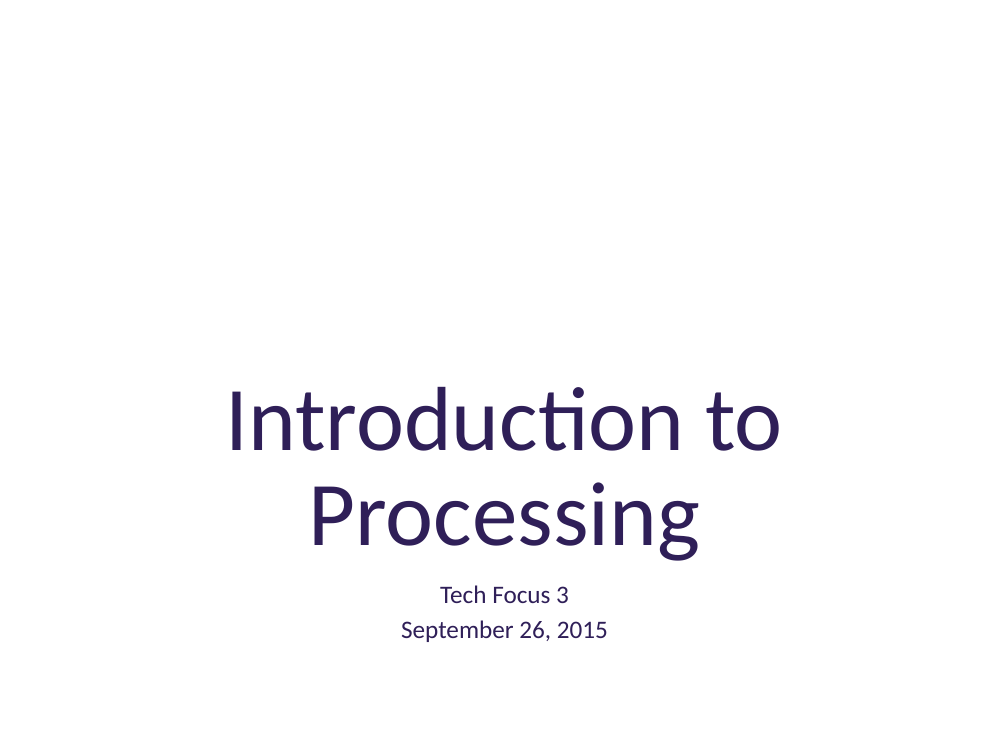
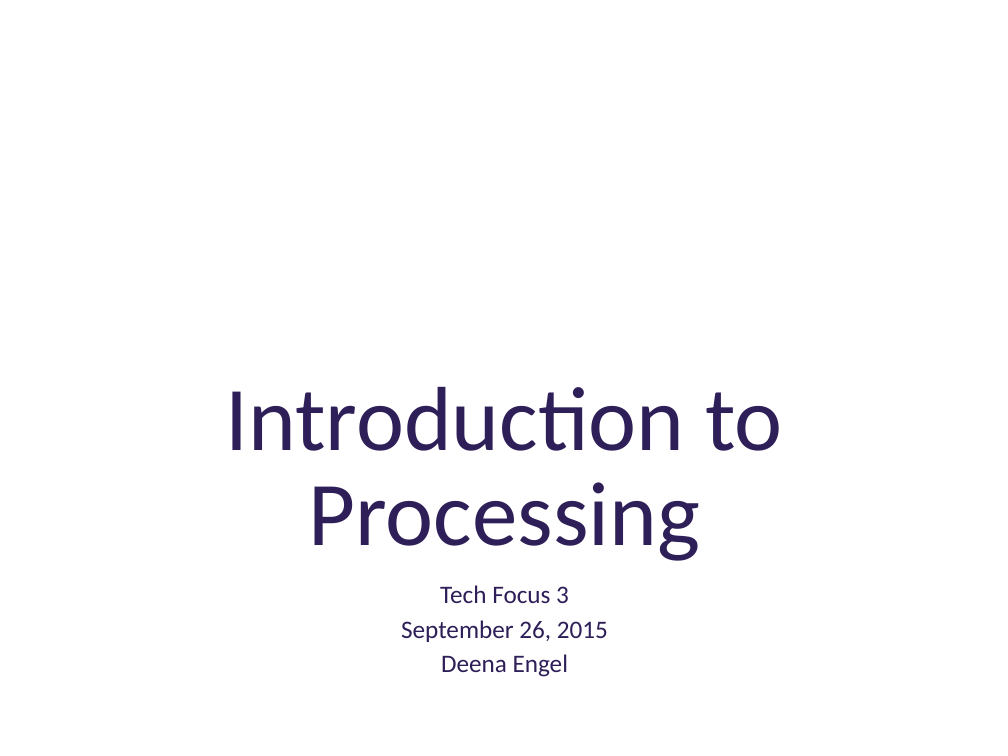
Before and after one commit to deenaengel/TF3_ProcessingSlides, a slide deck: slide 1 of Processing_Presentation_TF3_DE_notes.pptx. Drawn at 1008x756 pixels with LibreOffice and Linux fonts; fonts in the diff are those of the drawing; background and template pictures are left out. Boxes give left, top, right and bottom in pixels: in the first picture for what was removed or moved away, otherwise in the second. Text is boxed around its words. In the diff, an @@ line names an element or a change of style, - is before the commit and + after.

```diff
--- a/Processing_Presentation_TF3_DE_notes.pptx
+++ b/Processing_Presentation_TF3_DE_notes.pptx
@@ subtitle at (x1=441, y1=654, x2=568, y2=677): paragraph added @@
+Deena Engel
```
Also in this commit, not shown: 1 other slide changed, 1 slide added.
